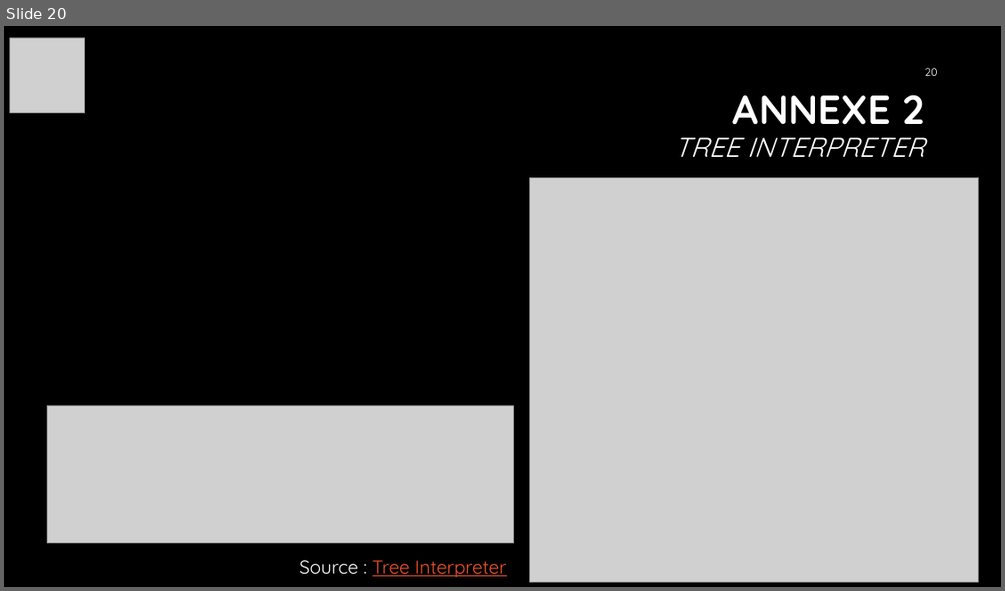
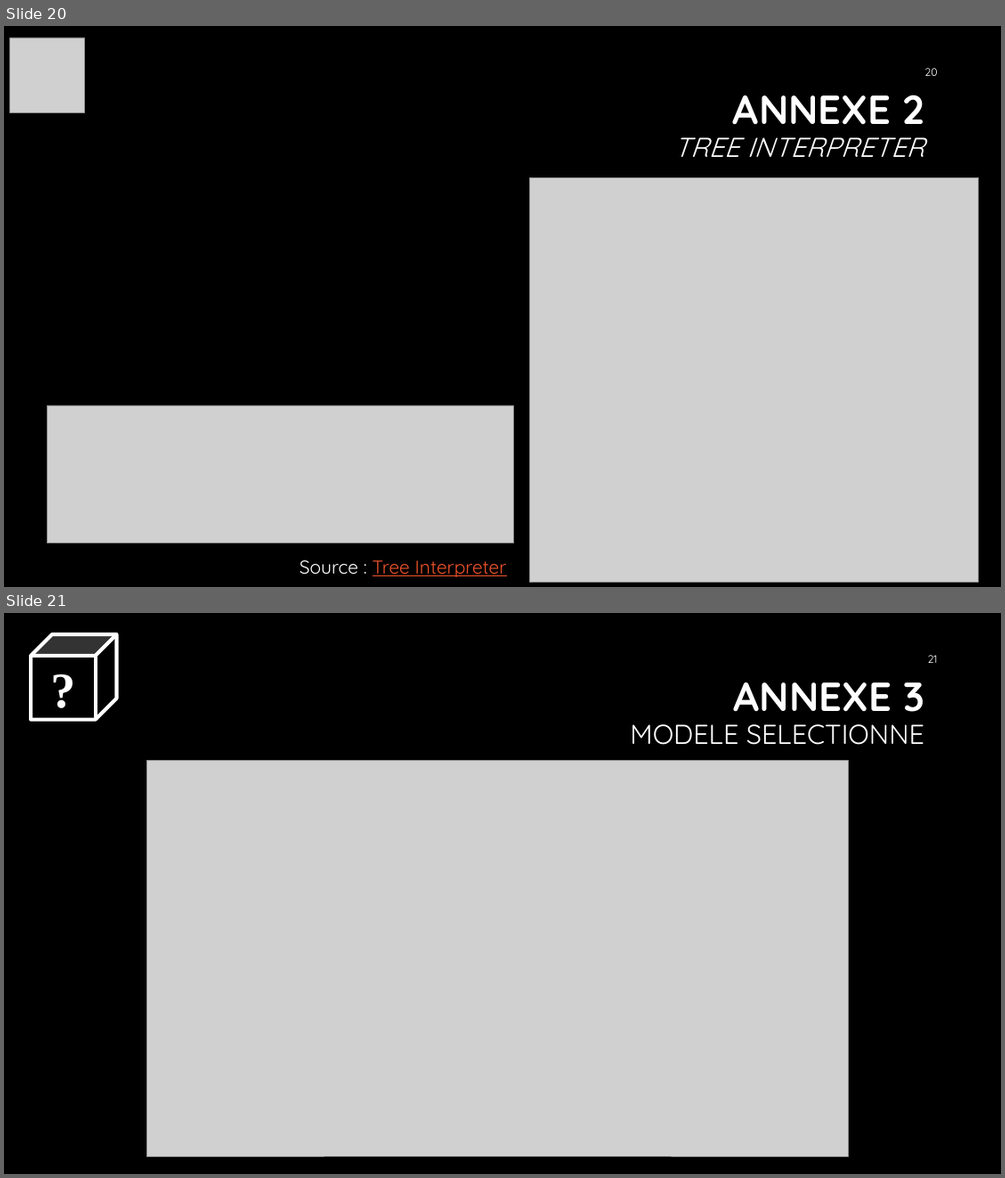
Before and after one commit to christophelebrun/OC_parcours_Data_Scientist_P7, a slide deck: projet7.pptx. Shown one above the other, each under a label of ours: slide 20 before the commit, slides 20 and 21 after it. The pictures are 1005x591 and 1005x1178 pixels, drawn with LibreOffice and Linux fonts; fonts in the diff are those of the drawing; grey boxes stand for pictures; background and template pictures are left out. Boxes give left, top, right and bottom in pixels: in the first picture for what was removed or moved away, otherwise in the second. Text is boxed around its words. In the diff, an @@ line names an element or a change of style, - is before the commit and + after.

```diff
--- a/projet7.pptx
+++ b/projet7.pptx
@@ slide 21 added at [4, 613, 1001, 1174], background #000000 @@
@@ cube added at [31, 634, 117, 720], fill #000000, outline #FFFFFF 3.5 pt, 48 pt, text #FFFFFF, bold @@
+?
@@ page number added at [928, 655, 938, 663], 10.5 pt, text #FFFFFF @@
+21
@@ text added at [630, 682, 924, 745], 26.3 pt, text #FFFFFF @@
+ANNEXE 3
+MODELE SELECTIONNE
@@ picture added at [146, 761, 849, 1156] @@
```
Also in this commit, not shown: 6 slides changed, 1 other file.
